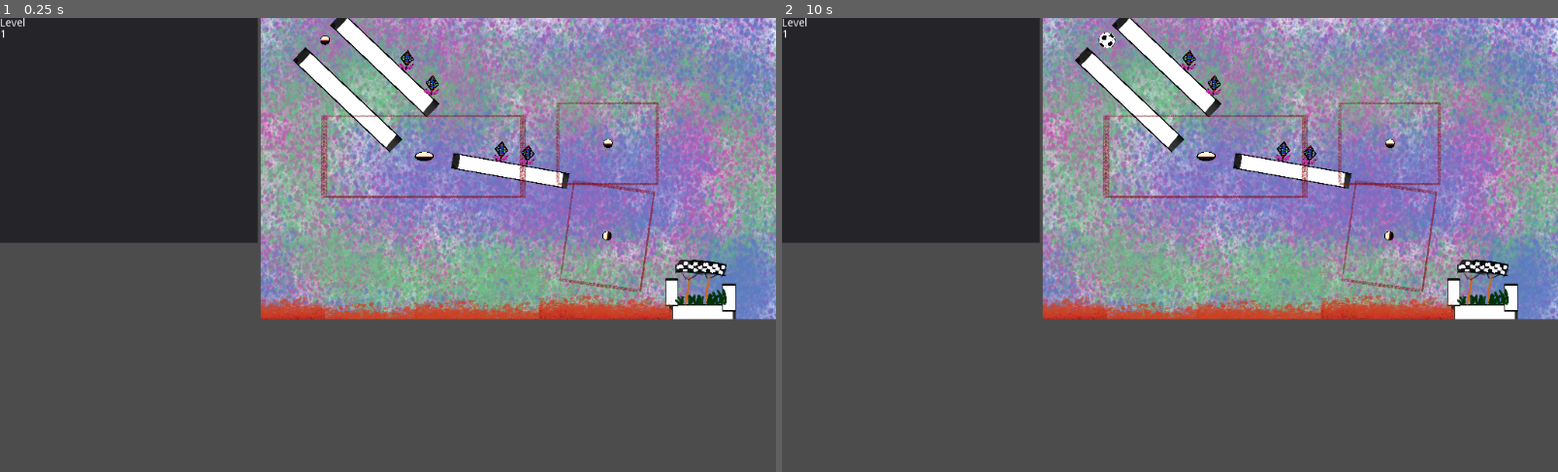
Above: before the commit, frames 1-2 (left to right).
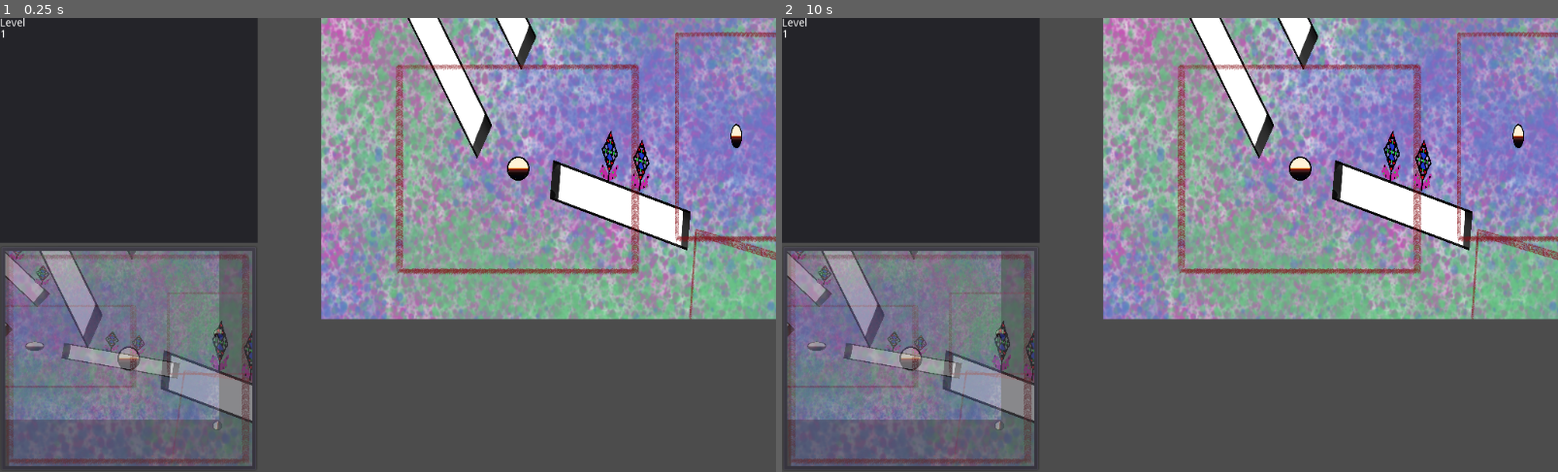
Above: after the commit, the same moments.

Repository: MariusDoe/DropInShapes
Game: Godot game, scene res://UI.tscn
Same seed, same stepped clock (60 frames per second), same inputs: the game is played once before the commit and once after it.
Inputs (mouse positions are in pixels of both pictures, inside the frame that each line leads up to):
- Up to frame 1 (0.25 s): no input
- Up to frame 2 (10 s): tap Enter at 0.5, 2, 3.5 s; move the mouse to (913, 358) at 0.52 s; click (913, 358) at 0.67 s; tap Space at 1.25, 2.75, 4.25 s; move the mouse to (1014, 267) at 1.27 s; click (1014, 267) at 1.42 s; move the mouse to (1247, 145) at 2.02 s; click (1247, 145) at 2.17 s; move the mouse to (1131, 335) at 2.77 s; click (1131, 335) at 2.92 s; move the mouse to (1402, 313) at 3.52 s; click (1402, 313) at 3.67 s; move the mouse to (937, 176) at 4.27 s; click (937, 176) at 4.42 s; move the mouse to (1208, 245) at 5.02 s; click (1208, 245) at 5.17 s; move the mouse to (1053, 131) at 5.77 s; click (1053, 131) at 5.92 s; move the mouse to (1340, 222) at 6.52 s; click (1340, 222) at 6.67 s; move the mouse to (1014, 267) at 7.27 s; click (1014, 267) at 7.42 s; move the mouse to (1247, 145) at 8.02 s; click (1247, 145) at 8.17 s; move the mouse to (1131, 335) at 8.77 s; click (1131, 335) at 8.92 s; move the mouse to (1402, 313) at 9.52 s; click (1402, 313) at 9.67 s

The runs differ from the first frame. In frame 1, 51% of the frame differs, in the area x 0-100%, y 0-100%; in frame 2, 51%.
Error before the commit: Invalid get index '0' (on base: 'Array'). (res://Draw.gd:107)

Commit message:
added cameras to anchors

Diff:
--- a/src/Camera2D.gd
+++ b/src/Camera2D.gd
@@ -5,18 +5,21 @@
 func set_main():
 	make_current()
 
-func show_rect(rect: Rect2):
+func show_rect(rect: Rect2, rot: float, parent = get_parent() as Viewport, stretch = false):
 	print("should show: ", rect)
-	var size = (get_parent() as Viewport).size
+	var size = parent.size
 	var adjustedRect = rect
-	if rect.size.x / rect.size.y > size.x / size.y:
-		adjustedRect.size.y = rect.size.x * size.y / size.x
-		adjustedRect.position.y -= (adjustedRect.size.y - rect.size.y) / 2
-	else:
-		adjustedRect.size.x = rect.size.y * size.x / size.y
-		adjustedRect.position.x -= (adjustedRect.size.x - rect.size.x) / 2
-	var zoom_xy = adjustedRect.size.x / size.x
-	zoom = Vector2(zoom_xy, zoom_xy)
+	if not stretch:
+		if rect.size.x / rect.size.y > size.x / size.y:
+			adjustedRect.size.y = rect.size.x * size.y / size.x
+			adjustedRect.position.y -= (adjustedRect.size.y - rect.size.y) / 2
+		else:
+			adjustedRect.size.x = rect.size.y * size.x / size.y
+			adjustedRect.position.x -= (adjustedRect.size.x - rect.size.x) / 2
+	zoom = adjustedRect.size / size
 	position = adjustedRect.position + adjustedRect.size / 2
+	rotating = true
+	rotation = rot
 	print("zoom: ", zoom)
 	print("position: ", position)
+	print("rotation: ", rotation)
--- a/src/Draw.gd
+++ b/src/Draw.gd
@@ -103,6 +103,8 @@
 	return poly
 
 func get_collision_polygons(min_angle):
+	if len(points) <= 1:
+		return []
 	var polys = []
 	var a = points[0]
 	var i = 0
--- a/src/GameController.gd
+++ b/src/GameController.gd
@@ -17,11 +17,9 @@
 var ball: Ball
 var ball_anchor: BallAnchor
 var anchors: Array
-var goals: Array
-var lavas: Array
 
 func _ready():
-	draw = get_node("HBoxContainer/VBoxContainer/Draw")
+	draw = get_node("HBoxContainer/VBoxContainer/DrawPanel/Draw")
 	camera = get_node("HBoxContainer/MainViewportContainer/Viewport/Camera2D")
 	timer = get_node("Timer")
 	deathtimer = get_node("Deathtimer")
@@ -31,26 +29,25 @@
 
 func load_level():
 	if level:
+		clear_added()
 		level.queue_free()
 		level = null
 	level = levels[level_index].instance()
 	anchors = []
-	goals = []
 	for child in level.get_children():
 		if child is Anchor:
 			anchors.append(child)
 		if child is BallAnchor:
 			ball_anchor = child
 		if child is Goal:
-			goals.append(child)
 			child.connect("goal_reached", self, "_on_Goal_goal_reached")
 		if child is Lava:
-			lavas.append(child)
 			child.connect("ball_died", self, "_on_Lava_ball_died")
 
-	main_viewport.fit_size(level.view_rect.size)
-	camera.show_rect(level.view_rect)
 	main_viewport.add_child(level)
+	ui_update_main_viewport()
+
+	add_cameras()
 
 	draw.unlock()
 	set_timer()
@@ -131,3 +128,29 @@
 	body.scale = anchor.get_rect().size / draw.get_size()
 	print(body.scale)
 	added_drawn_statics.append(node)
+
+func add_cameras():
+	for anchor in anchors:
+		add_camera(anchor, 1.0 / len(anchors))
+
+var cameras = []
+
+func add_camera(anchor: Anchor, opacity):
+	var size = draw.get_size()
+	var drawPanel = draw.get_parent()
+	var viewport_container = ViewportContainer.new()
+	var viewport = main_viewport.duplicate(DUPLICATE_SCRIPTS)
+	viewport_container.add_child(viewport)
+	viewport_container.modulate = Color(1, 1, 1, opacity)
+	drawPanel.add_child(viewport_container)
+	drawPanel.move_child(viewport_container, 0)
+	viewport.world_2d = main_viewport.world_2d
+	viewport.size = size
+	var cam = camera.duplicate(DUPLICATE_SCRIPTS)
+	main_viewport.add_child(cam)
+	cam.show_rect(anchor.get_rect(), anchor.rotation, viewport, true)
+	cam.custom_viewport = viewport
+
+func ui_update_main_viewport():
+	main_viewport.fit_size(level.view_rect.size)
+	camera.show_rect(level.view_rect, 0)
--- a/src/UI.tscn
+++ b/src/UI.tscn
@@ -19,9 +19,6 @@
 margin_bottom = -0.200001
 size_flags_horizontal = 3
 size_flags_vertical = 3
-__meta__ = {
-"_edit_use_anchors_": false
-}
 
 [node name="VBoxContainer" type="VBoxContainer" parent="HBoxContainer"]
 margin_right = 340.0
@@ -46,10 +43,18 @@
 "_edit_use_anchors_": false
 }
 
-[node name="Draw" type="TextureRect" parent="HBoxContainer/VBoxContainer"]
+[node name="DrawPanel" type="PanelContainer" parent="HBoxContainer/VBoxContainer"]
 margin_top = 301.0
 margin_right = 340.0
 margin_bottom = 599.0
+size_flags_horizontal = 3
+size_flags_vertical = 3
+
+[node name="Draw" type="TextureRect" parent="HBoxContainer/VBoxContainer/DrawPanel"]
+margin_left = 7.0
+margin_top = 7.0
+margin_right = 333.0
+margin_bottom = 291.0
 size_flags_horizontal = 3
 size_flags_vertical = 3
 script = ExtResource( 2 )
@@ -74,7 +79,7 @@
 [node name="Timer" type="Timer" parent="."]
 
 [node name="Deathtimer" type="Timer" parent="."]
-[connection signal="done_drawing" from="HBoxContainer/VBoxContainer/Draw" to="." method="_on_Draw_done_drawing"]
-[connection signal="gui_input" from="HBoxContainer/VBoxContainer/Draw" to="HBoxContainer/VBoxContainer/Draw" method="_on_Draw_gui_input"]
+[connection signal="done_drawing" from="HBoxContainer/VBoxContainer/DrawPanel/Draw" to="." method="_on_Draw_done_drawing"]
+[connection signal="gui_input" from="HBoxContainer/VBoxContainer/DrawPanel/Draw" to="HBoxContainer/VBoxContainer/DrawPanel/Draw" method="_on_Draw_gui_input"]
 [connection signal="timeout" from="Timer" to="." method="_on_Timer_timeout"]
 [connection signal="timeout" from="Deathtimer" to="." method="_on_Deathtimer_timeout"]
